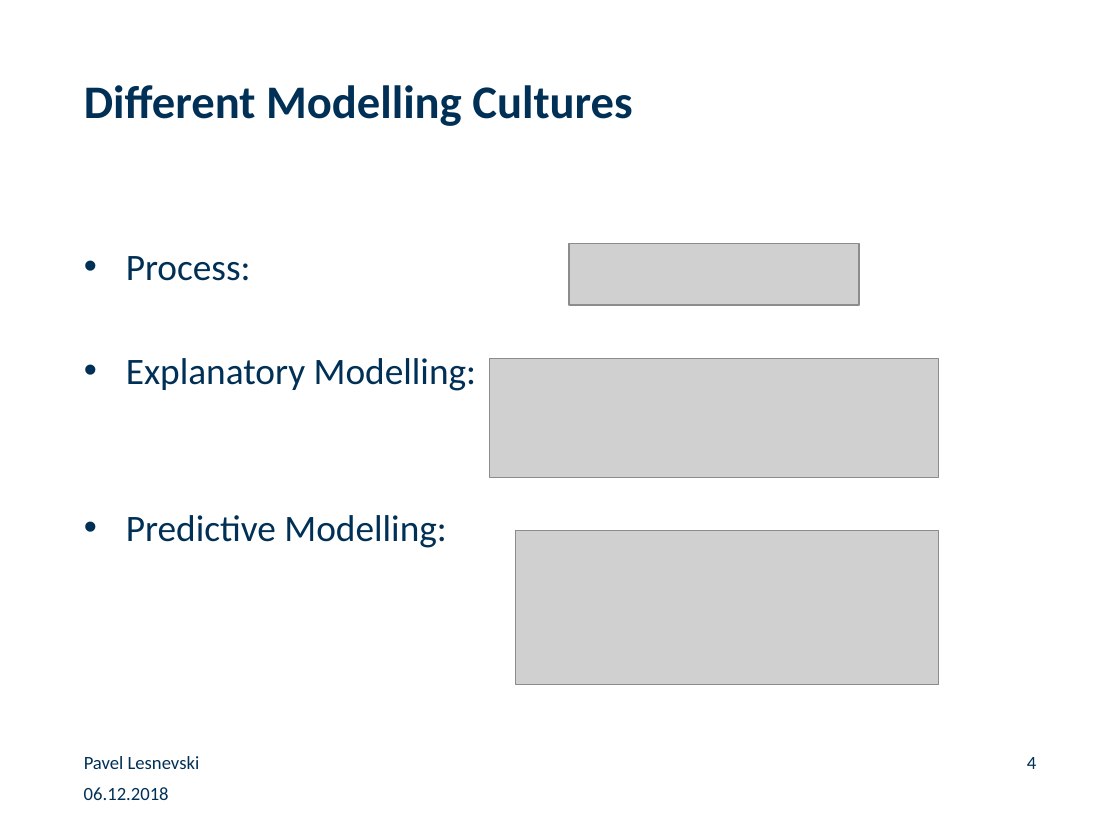
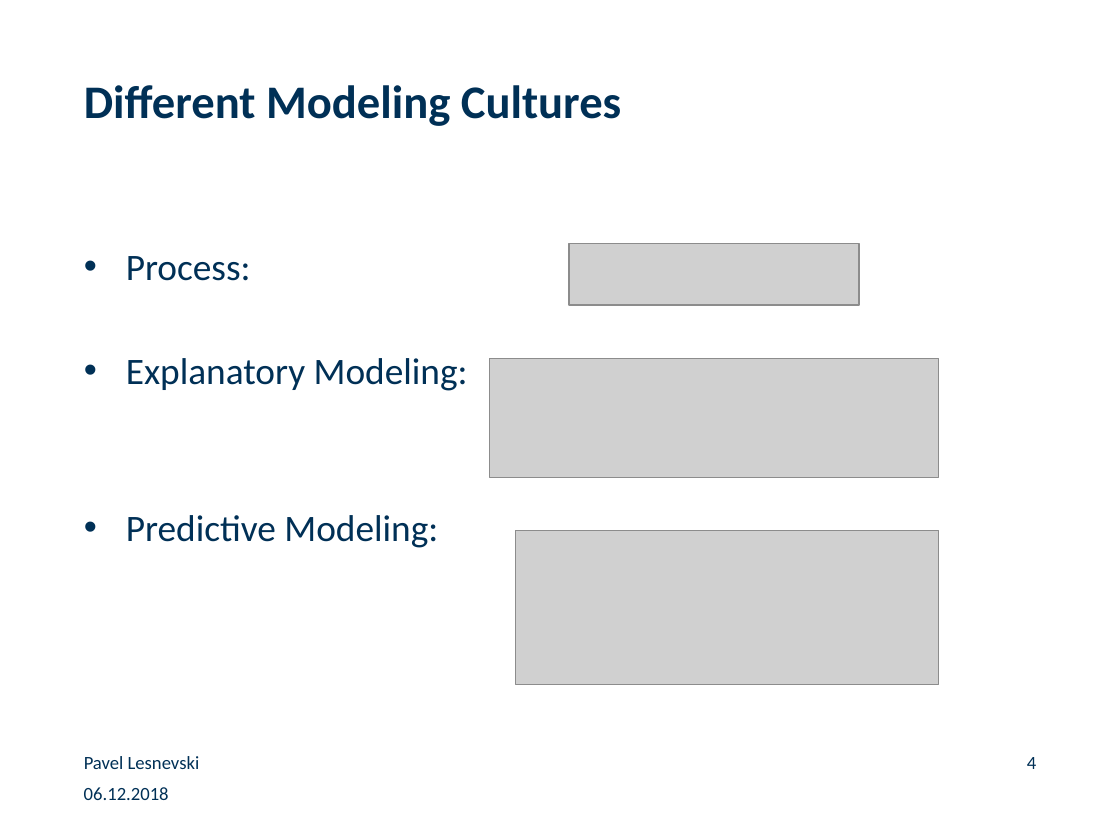
Before and after one commit to paveles/Machine_Learning_and_Equity_Index_Returns, a slide deck: slide 4 of _presentation/MachineLearning_StockMarketReturns.pptx. Drawn at 1120x840 pixels with LibreOffice and Linux fonts; fonts in the diff are those of the drawing; grey boxes stand for pictures; background and template pictures are left out. Boxes give left, top, right and bottom in pixels: in the first picture for what was removed or moved away, otherwise in the second. Text is boxed around its words. In the diff, an @@ line names an element or a change of style, - is before the commit and + after.

```diff
--- a/_presentation/MachineLearning_StockMarketReturns.pptx
+++ b/_presentation/MachineLearning_StockMarketReturns.pptx
@@ title at (84,85,621,126): text changed @@
-Different Modelling Cultures
+Different Modeling Cultures
@@ text at (126,358,468,548): text changed @@
-• Explanatory Modelling:
-• Predictive Modelling:
+• Explanatory Modeling:
+• Predictive Modeling:
```
Also in this commit, not shown: 10 other slides changed, 3 slides added, 1 slide removed, 14 other files.
